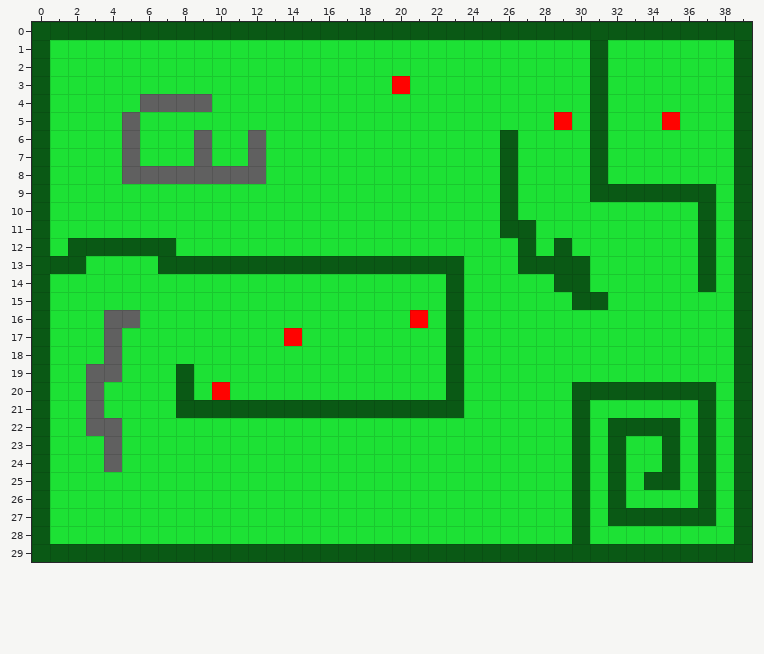
One commit to this Tiled map: assets/tilemap.tmx. This is how it looked before the edit.
Cells are 32x32 px. Shown: x 0..39, y 0..29.
After the commit:
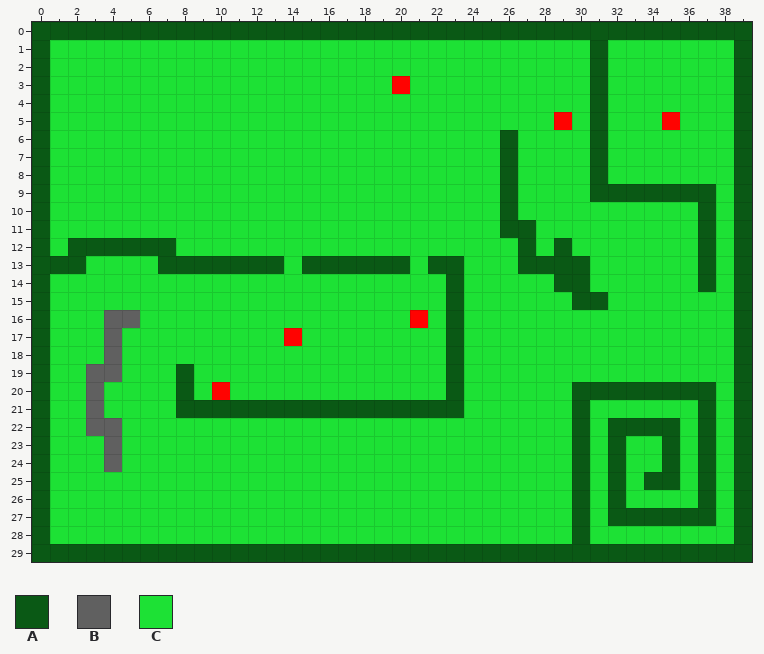
Key: from "tiles": A 2, B 3, C 16.
_ is an empty cell.
Edits made:
Layer "ground":
y 4: x 6..9 BBBB -> CCCC
y 5: x 5 B -> C
y 6..7: x 5 B -> C; x 9 B -> C; x 12 B -> C
y 8: x 5..12 BBBBBBBB -> CCCCCCCC
y 13: x 14 A -> C; x 21 A -> C
